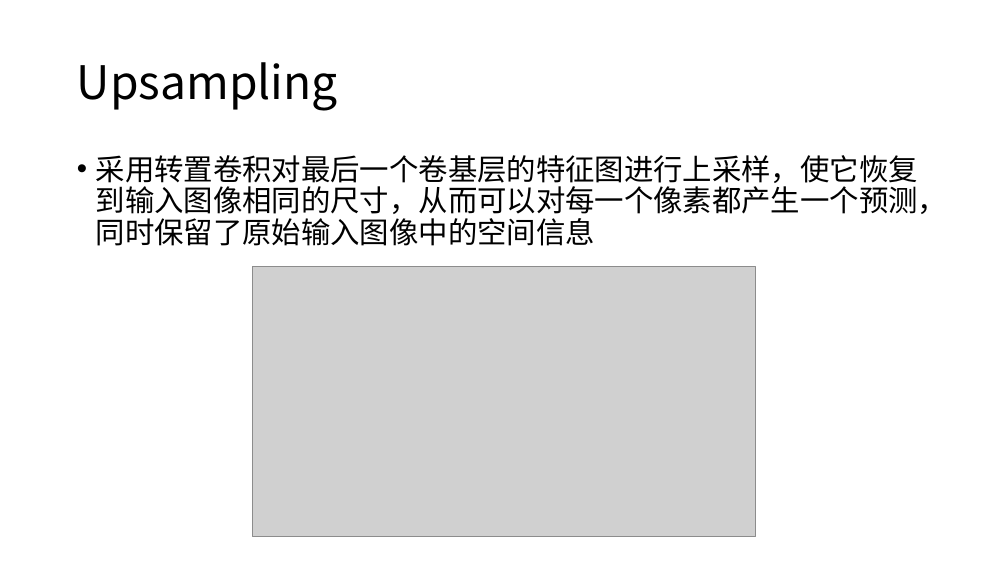
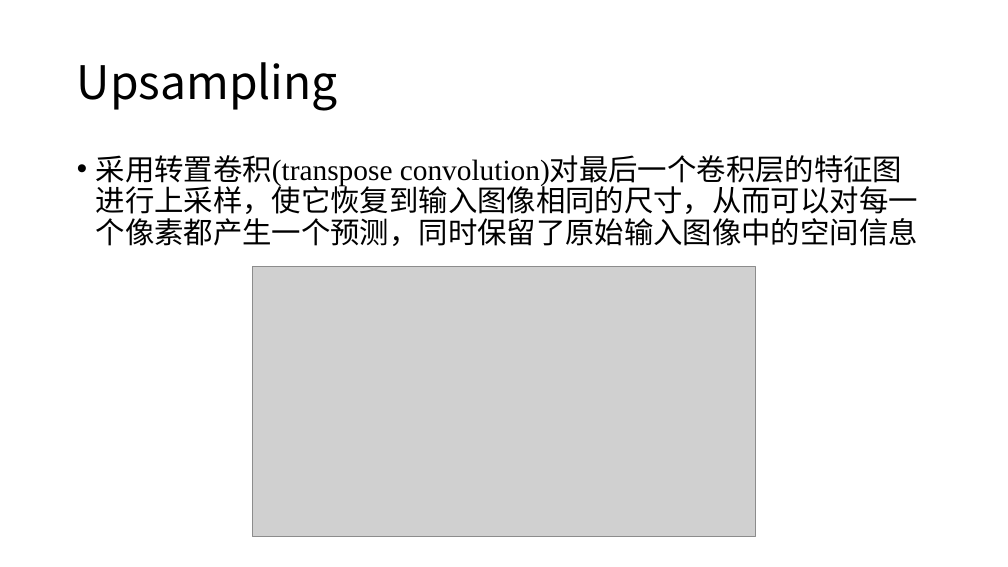
Before and after one commit to XianzhengWU/deeplearning_papernotes, a slide deck: slide 7 of 第二次组会_2018.10.15.pptx. Drawn at 1008x567 pixels with LibreOffice and Linux fonts; fonts in the diff are those of the drawing; grey boxes stand for pictures. Boxes give left, top, right and bottom in pixels: in the first picture for what was removed or moved away, otherwise in the second. Text is boxed around its words. In the diff, an @@ line names an element or a change of style, - is before the commit and + after.

```diff
--- a/第二次组会_2018.10.15.pptx
+++ b/第二次组会_2018.10.15.pptx
@@ text at (96, 155, 918, 246): text changed; font Noto Sans CJK SC to Times New Roman @@
-• 采用转置卷积对最后一个卷基层的特征图进行上采样，使它恢复到输入图像相同的尺寸，从而可以对每一个像素都产生一个预测，同时保留了原始输入图像中的空间信息
+• 采用转置卷积(transpose convolution)对最后一个卷积层的特征图进行上采样，使它恢复到输入图像相同的尺寸，从而可以对每一个像素都产生一个预测，同时保留了原始输入图像中的空间信息
```
Also in this commit, not shown: 5 other slides changed, 3 slides added, 4 slides removed, 3 other files.
